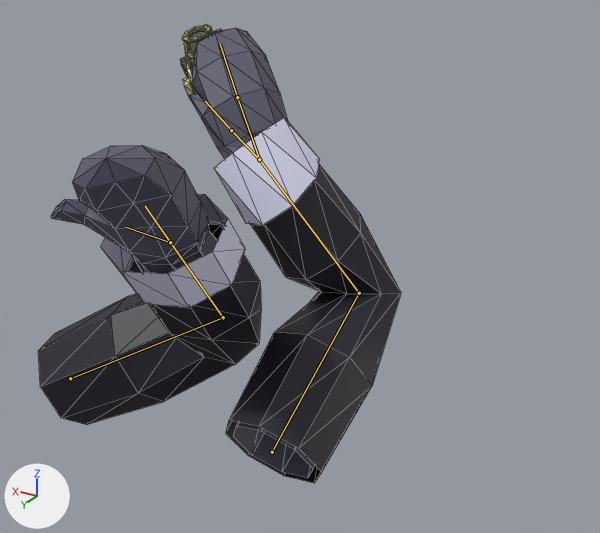
One commit to the glTF model assets/player_arms.glb: the scene before it, then after it.
Both versions are drawn from a camera (50 mm lens) standing at (-0.749, 0.837, 0.72) and looking at (-0.095, -0.252, 0.176). Every picture has the same lights, and +X, +Y and +Z are marked at lower left. Both versions are drawn at frame 4 of the action 'Death'; the numbers are the values there. The bones that change are drawn over the model as lines. Mesh edges are drawn as thin lines.

In view in the first picture: 'Arms', 'Camera', 'Sleeves'.
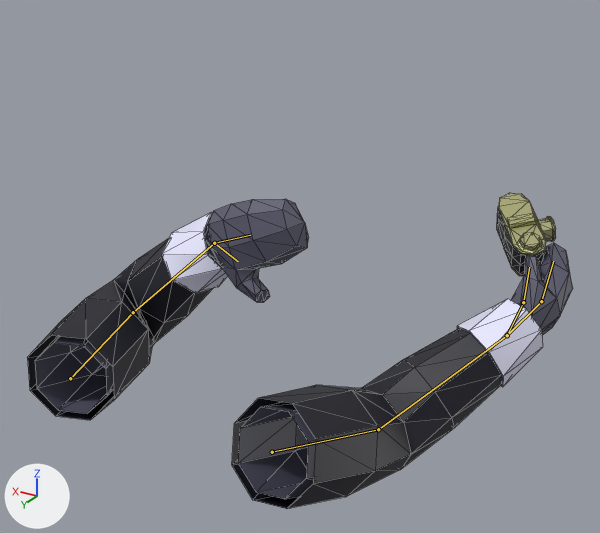
Commit message: Change death anim

Boxes [x1, y1, x2, y2] around the edits, measured in the pictures (600 x 533 px):
'Sleeves', posed (42% wider, 19% shorter): before [38, 118, 401, 483]; after [27, 212, 543, 509]
'Arms', posed: before [51, 28, 315, 478]; after [35, 199, 572, 499]
'Camera', posed: before [180, 25, 221, 100]; after [497, 193, 556, 276]
bone 'ShoulderL', root to tip: before (70, 378) to (223, 317); after (70, 378) to (133, 312)
bone 'ElbowL', root to tip: before (223, 317) to (170, 242); after (133, 312) to (214, 243)
bone 'HandL', root to tip: before (170, 242) to (145, 206); after (214, 243) to (250, 235)
bone 'Thumb1L', root to tip: before (170, 242) to (125, 227); after (214, 243) to (238, 261)
bone 'ShoulderR', root to tip: before (272, 452) to (359, 293); after (272, 452) to (378, 429)
bone 'ElbowR', root to tip: before (359, 293) to (259, 159); after (378, 429) to (507, 335)
bone 'HandR', root to tip: before (259, 159) to (237, 97); after (507, 335) to (541, 301)
bone 'FingersR', root to tip: before (237, 97) to (220, 44); after (541, 301) to (553, 261)
bone 'Thumb1R', root to tip: before (259, 159) to (231, 130); after (507, 335) to (523, 302)
bone 'Thumb2R', root to tip: before (231, 130) to (205, 101); after (523, 302) to (529, 267)

What the commit changed:
Bone 'ShoulderL' (bone_shoulderl) turns from (-53, 55, 21) to (12, 69, -10) degrees about its own x, y and z.
Bone 'ElbowL' (bone_elbowl) turns from (-74, -22, 3) to (-109, -22, 3) degrees about its own x, y and z.
Bone 'HandL' (bone_handl) turns from (0, 0, 0) to (-67, 75, -48) degrees about its own x, y and z.
Bone 'Thumb1L' (bone_thumb1l) turns from (0, 0, -15) to (5, 62, 48) degrees about its own x, y and z.
Bone 'ShoulderR' (bone_shoulderr) turns from (-30, 4, -1) to (34, 50, 35) degrees about its own x, y and z.
Bone 'ElbowR' (bone_elbowr) turns from (-79, -27, -14) to (-54, -14, -15) degrees about its own x, y and z.
Bone 'HandR' (bone_handr) turns from (49, -41, -44) to (18, -25, -15) degrees about its own x, y and z.
Bone 'FingersR' (bone_fingersr) turns from (0, 0, -15) to (0, 0, -23) degrees about its own x, y and z.
Bone 'Thumb1R' (bone_thumb1r) turns from (54, -5, -55) to (26, -9, -27) degrees about its own x, y and z.
Bone 'Thumb2R' (bone_thumb2r) turns from (14, -12, 8) to (10, -10, -10) degrees about its own x, y and z.
